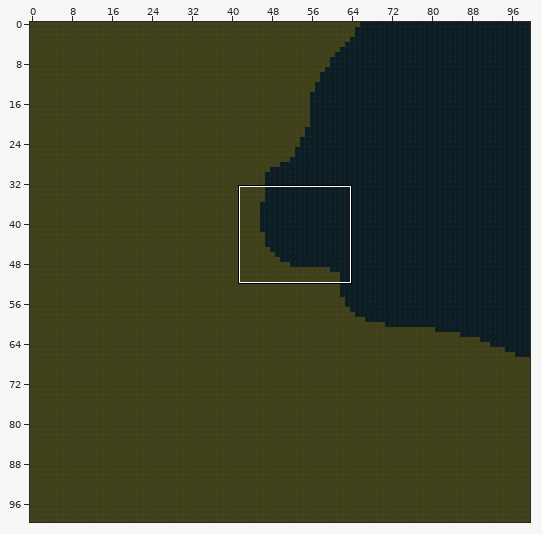
Tiled map (JSON): LostAndDivine.ClientMonoGame/Content/Sectors/9_7.tmj. The picture above shows the old version from afar; the outline marks the close-up.
Close-up. Before the commit:
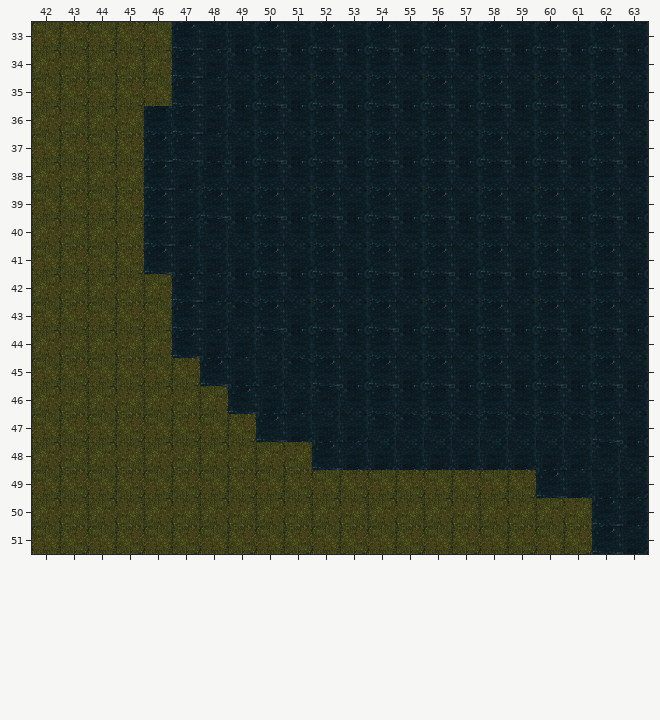
Cells are 64x64 px. Shown: x 42..63, y 33..51. The commit also changed other parts of the map, which this record leaves out.
New version:
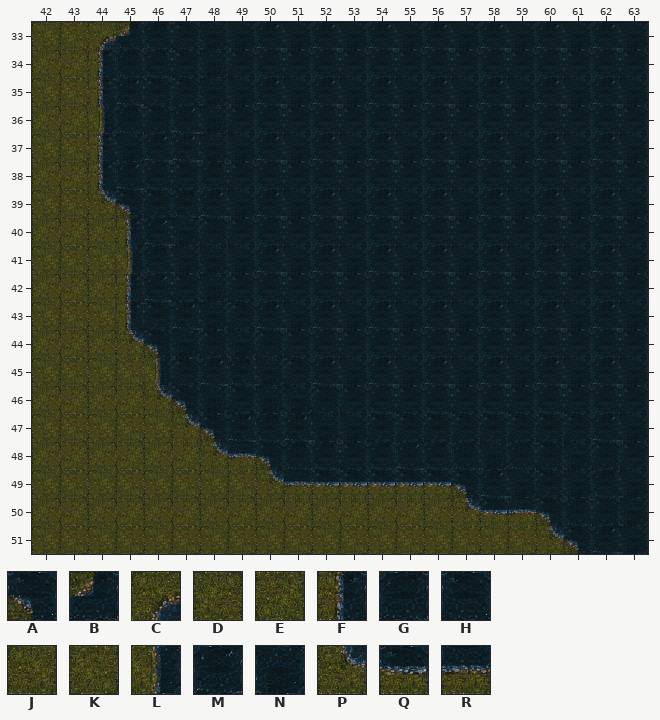
Key: from "World-Tilemap": A 11, B 41, C 68, D 91, E 92, F 98, G 99, H 100, J 121, K 122, L 128, M 129, N 130, P 158, Q 159, R 160.
_ is an empty cell.
The exact change:
Layer "Слой тайлов 1":
y 33: x 44..47 JKJM -> CBGH
y 34: x 44..47 DEDM -> FGGH
y 35: x 44..47 JKJM -> FMHH
y 36: x 44..46 DEG -> LGH
y 37: x 44..45 JK -> FN
y 38: x 44..47 DEMN -> FMGH
y 39: x 44..47 JKMN -> PAHG
y 40: x 45 E -> F
y 41: x 45..46 KM -> LG
y 42: x 45..47 EDM -> FMH
y 43: x 45..46 KJ -> FH
y 44: x 45..48 EDMN -> PANH
y 45: x 46..47 JK -> LH; x 49 N -> G
y 46: x 46..49 DEDM -> PANH
y 47: x 47..51 KJKMN -> PAMGM
y 48: x 48..57 DEDEMNNNNN -> PRAGGHGMGG; x 59..60 NN -> GH
y 49: x 50..60 JKJKJKJKJKM -> PRQQQQQAMNH; x 62 N -> G
y 50: x 57..62 EDEDEM -> PQRAGH
y 51: x 60..61 JK -> PA
Changed places in both close-ups, as pixel boxes (x1, y1, x2, y2):
changed: (88, 22, 620, 554)
